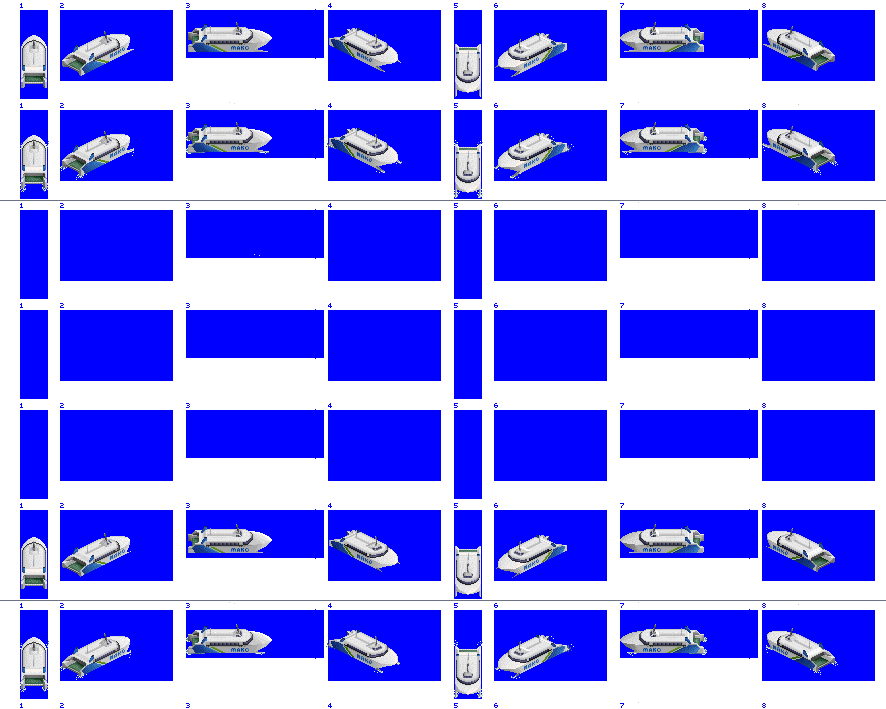
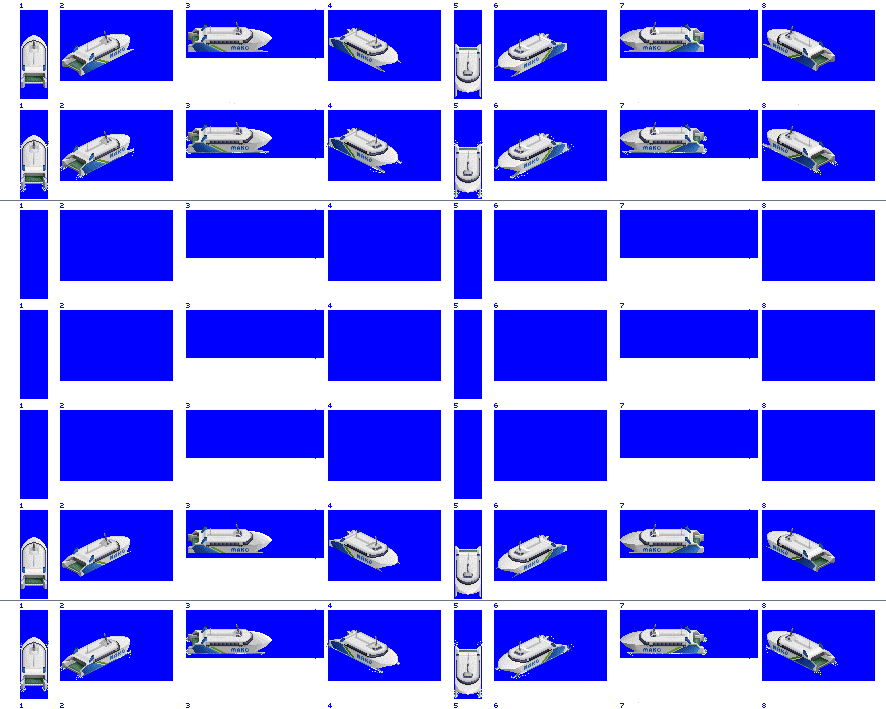
Comparing the layer stacks of the two 886×709 images. Changes:
painted on "prop / bow wash" over 83, 147, 816, 677
